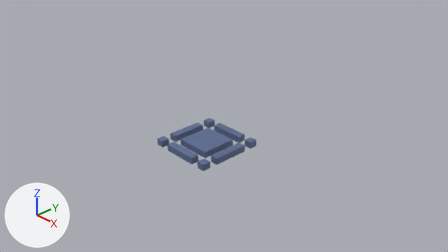
Before and after pictures for a commit that changed the Blender file Assets/_Models/Tile.blend.
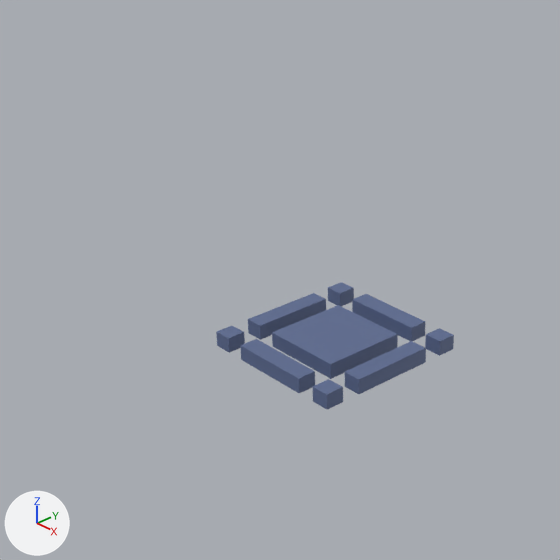
Each version appears first from the file's camera 'Camera', and next in a close-up on the part from 15% to 67% of the width and 0% to 93% of the height. Lighting does not change. The marker at lower left points along +X, +Y and +Z.

The first close-up shows 'Tile'.
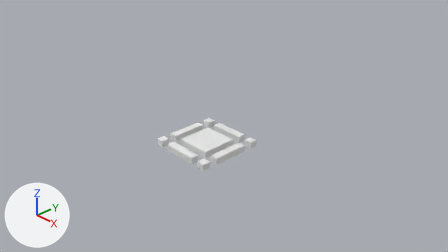
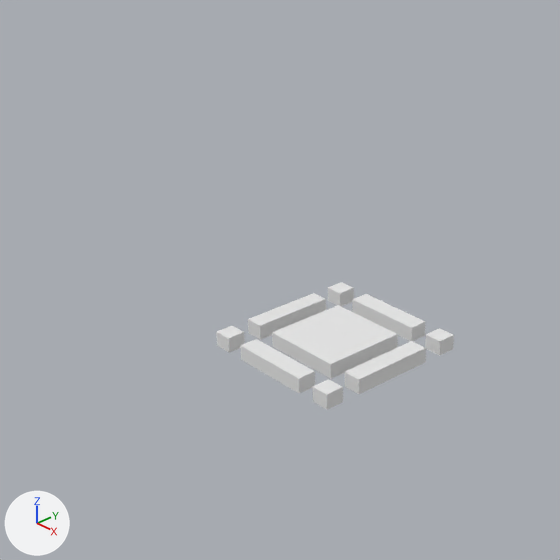
Pixel boxes (x1, y1, x2, y2) of what changed, in the close-ups (560 x 560 px):
'Tile', recoloured (blue to white)
    both: (216, 282, 454, 410)

The change, as a list of edits to the scene's bpy script:
```text
Add mat_toomanywizardscolors:
    mat_toomanywizardscolors = diffuse_material('TooManyWizardsColors')
    mat_toomanywizardscolors.base_color = (0.8, 0.8, 0.8)  # white #e7e7e7
Change me_cube_001:
    where me_cube_001.from_pydata(...)  # 72 vertices, 45 faces; spans x -0.8..0.8, y -0.8..0.8, z -0.08..0.08
    remove me_cube_001.materials.append(mat_toomanywizardscolor_png)  # picture img_toomanywizardscolor_png
    add me_cube_001.materials.append(mat_toomanywizardscolors)  # white #e7e7e7
```
